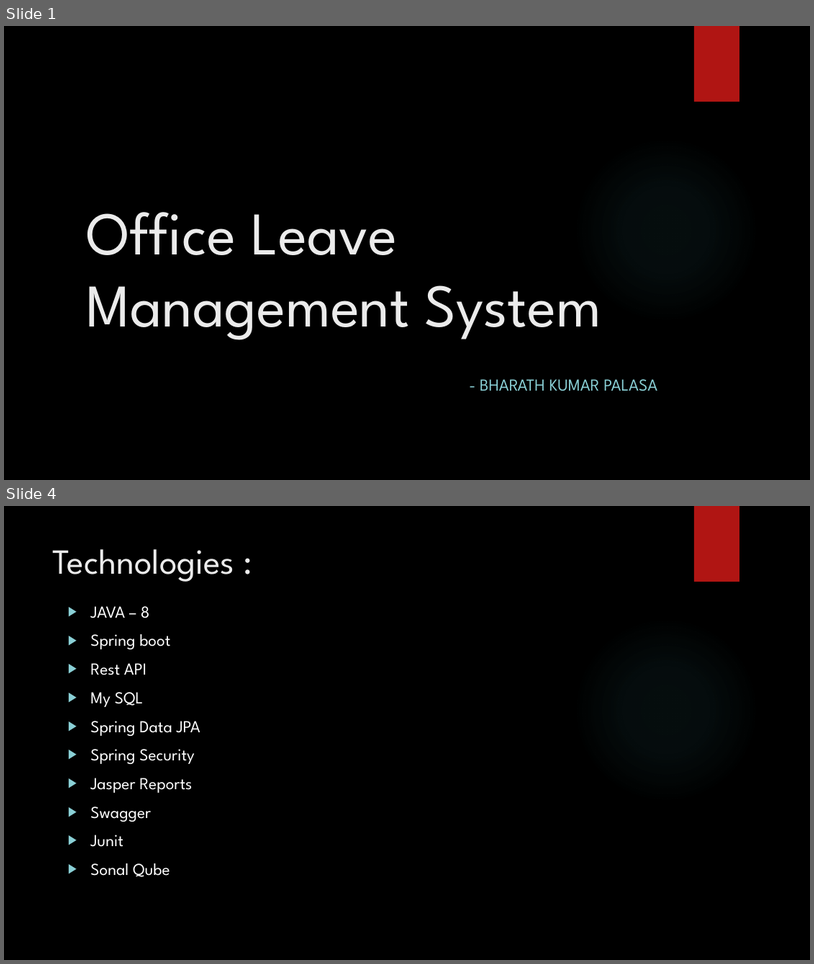
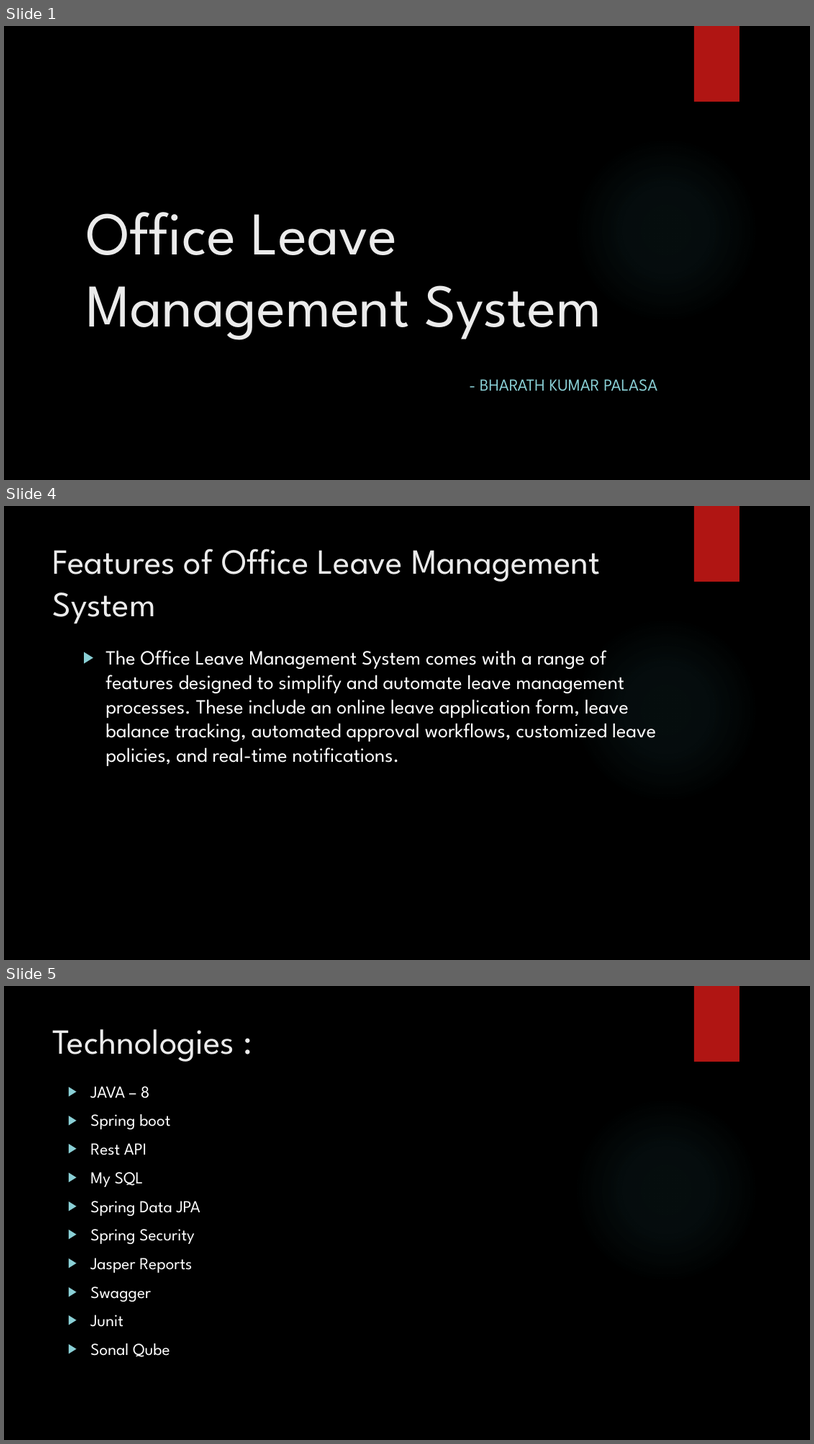
Before and after one commit to bharath210/HDFC_MidTermProject, a slide deck: Office Leave Management System.pptx. Shown one above the other, each under a label of ours: slides 1 and 4 before the commit, slides 1, 4 and 5 after it; the slides between them are not shown. The pictures are 814x964 and 814x1444 pixels, drawn with LibreOffice and Linux fonts; fonts in the diff are those of the drawing; background and template pictures are left out. Boxes give left, top, right and bottom in pixels: in the first picture for what was removed or moved away, otherwise in the second. Text is boxed around its words. In the diff, an @@ line names an element or a change of style, - is before the commit and + after.

```diff
--- a/Office Leave Management System.pptx
+++ b/Office Leave Management System.pptx
@@ slide 4 added at [4,506,810,960], background picture (left out); not listed: 2 template elements that a slide beside it also shows @@
@@ title added at [53,548,600,624], 42 pt, text #EBEBEB @@
+Features of Office Leave Management System
@@ text added at [106,650,656,766], 24 pt, text #FFFFFF @@
+▶ The Office Leave Management System comes with a range of features designed to simplify and automate leave management processes. These include an online leave application form, leave balance tracking, automated approval workflows, customized leave policies, and real-time notifications.
@@ what was slide 4 is now slide 5 @@
```
Also in this commit, not shown: 4 slides changed, 4 other slides added.
